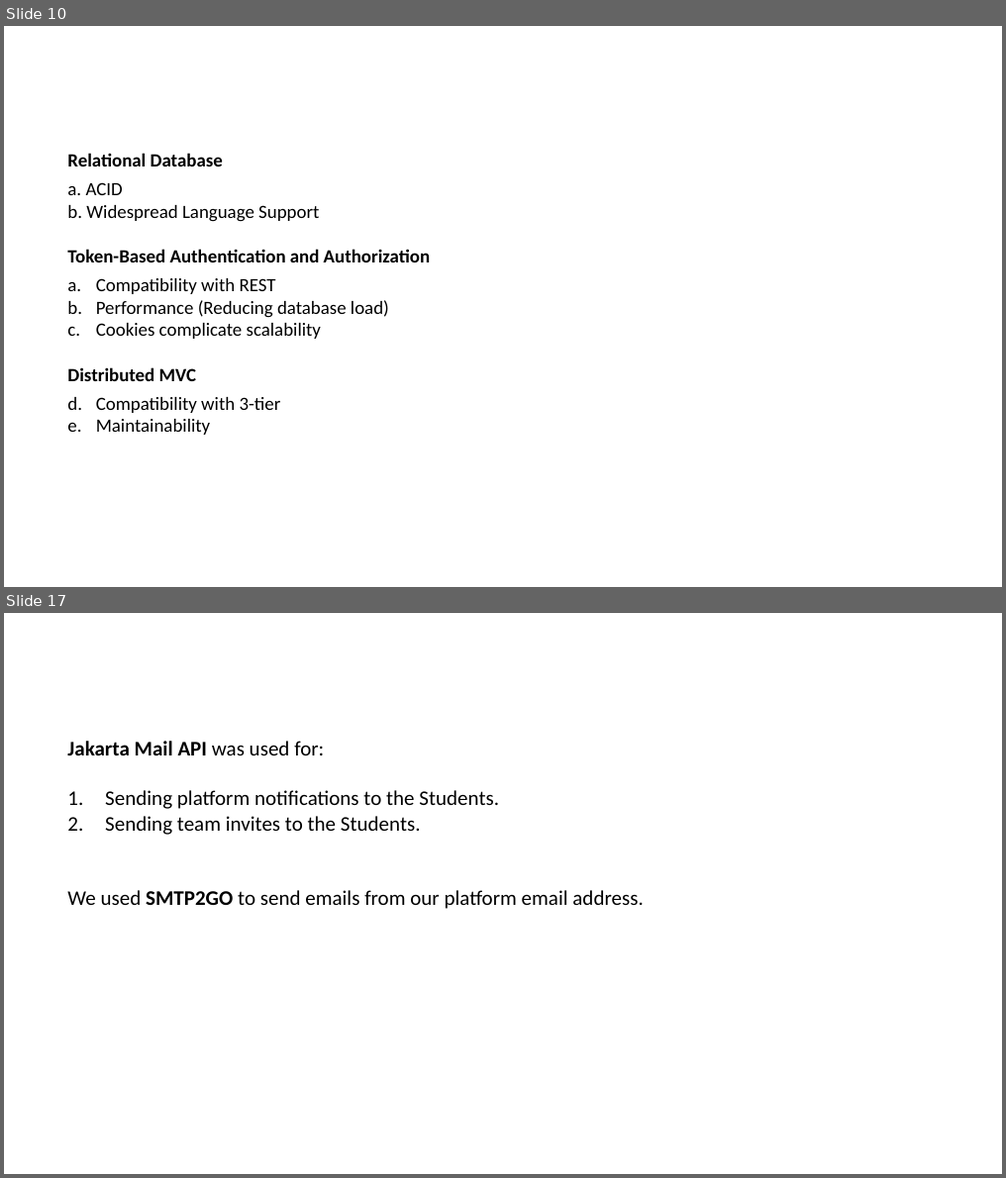
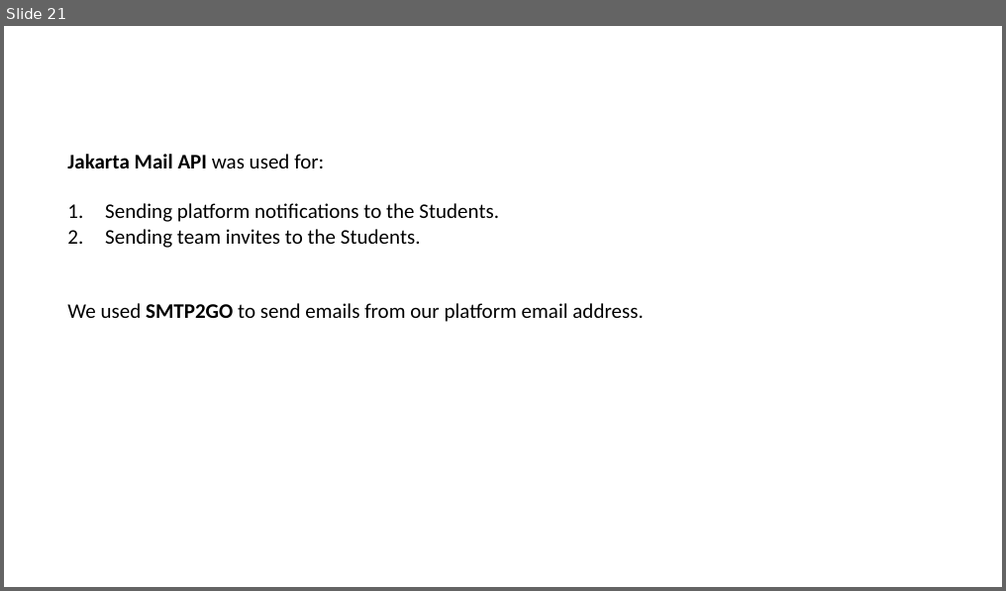
Before and after one commit to peetceenatoo/software-lifecycle, a slide deck: Slides/Slides.pptx. Shown one above the other, each under a label of ours: slides 10 and 17 before the commit, slide 21 after it; the slides between them are not shown. The pictures are 1006x1178 and 1006x591 pixels, drawn with LibreOffice and Linux fonts; fonts in the diff are those of the drawing; background and template pictures are left out. Boxes give left, top, right and bottom in pixels: in the first picture for what was removed or moved away, otherwise in the second. Text is boxed around its words. In the diff, an @@ line names an element or a change of style, - is before the commit and + after.

```diff
--- a/Slides/Slides.pptx
+++ b/Slides/Slides.pptx
@@ slide 10 removed at (x1=4, y1=26, x2=1002, y2=587), background #FFFFFF @@
@@ title removed at (x1=25, y1=37, x2=595, y2=81) @@
-DD - Other design choices
@@ text removed at (x1=67, y1=153, x2=430, y2=435) @@
-Relational Database
-a. ACID
-b. Widespread Language Support
-Token-Based Authentication and Authorization
-a. Compatibility with REST
-b. Performance (Reducing database load)
-c. Cookies complicate scalability
-Distributed MVC
-a. Compatibility with 3-tier
-b. Maintainability
@@ what was slide 17 is now slide 21 @@
```
Also in this commit, not shown: 11 slides changed, 6 slides added, 4 other slides removed.
